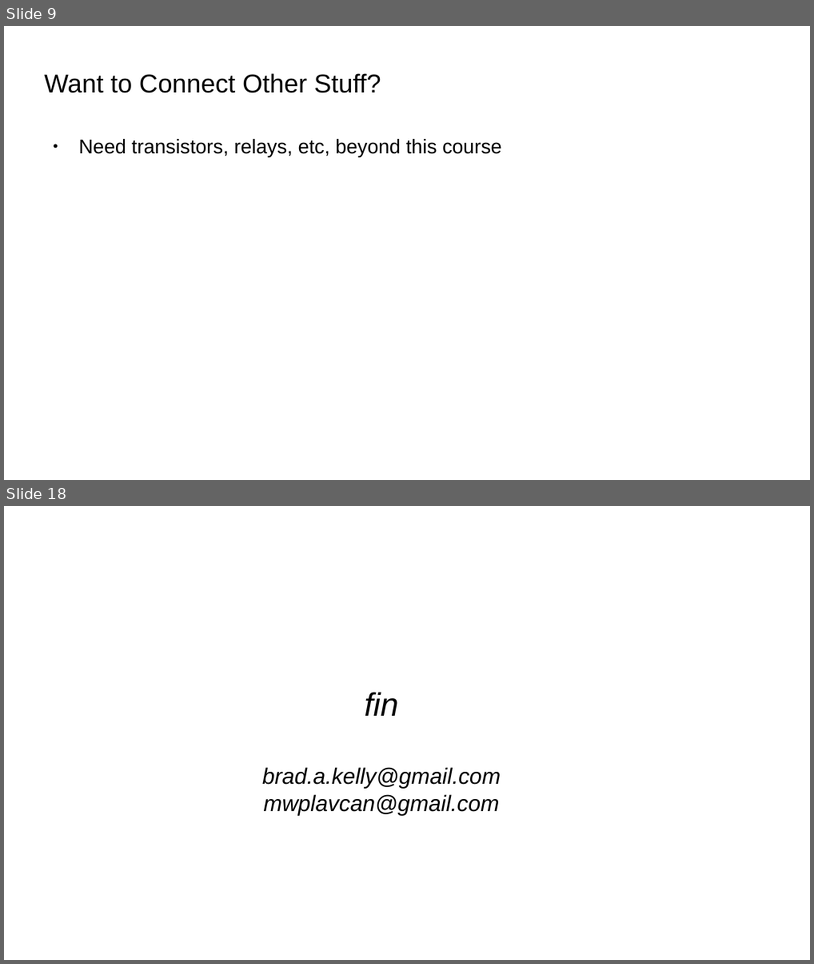
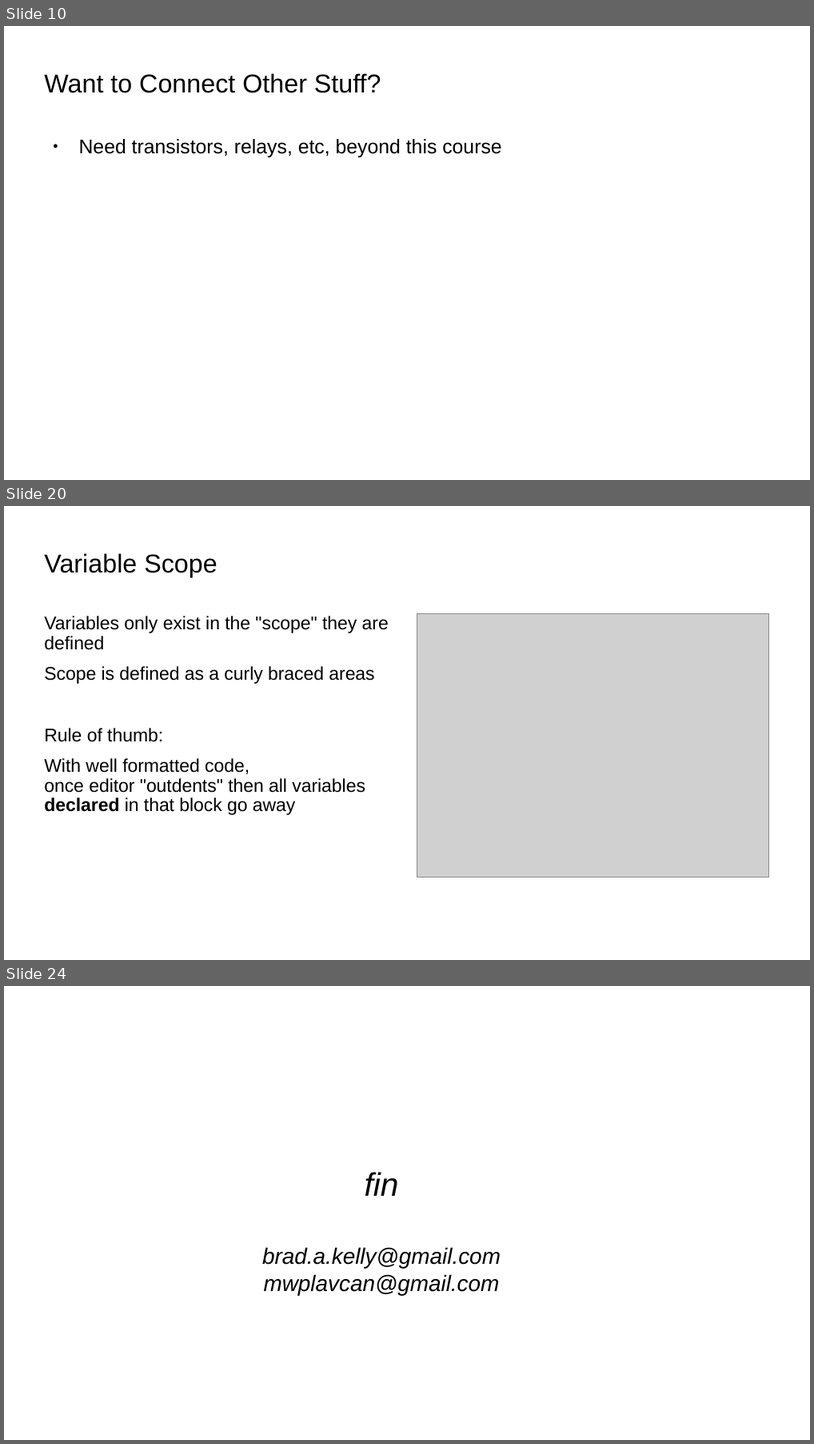
Before and after one commit to bradakelly/ArduinoDevelopmentWorkshop, a slide deck: CourseSlideshow.odp. Shown one above the other, each under a label of ours: slides 9 and 18 before the commit, slides 10, 20 and 24 after it; the slides between them are not shown. The pictures are 814x964 and 814x1444 pixels, drawn with LibreOffice and Linux fonts; fonts in the diff are those of the drawing; grey boxes stand for pictures; background and template pictures are left out. Boxes give left, top, right and bottom in pixels: in the first picture for what was removed or moved away, otherwise in the second. Text is boxed around its words. In the diff, an @@ line names an element or a change of style, - is before the commit and + after.

```diff
--- a/CourseSlideshow.odp
+++ b/CourseSlideshow.odp
@@ slide 20 added at (4,506,810,960), background picture (left out) @@
@@ title added at (44,553,217,577), 25.4 pt, text #000000 @@
+Variable Scope
@@ text added at (44,616,389,815), 18 pt, text #000000 @@
+Variables only exist in the "scope" they are defined
+Scope is defined as a curly braced areas
+Rule of thumb:
+With well formatted code,
+once editor "outdents" then all variables
+declared in that block go away
@@ picture added at (418,614,770,878) @@
@@ what was slide 9 is now slide 10 @@
@@ what was slide 18 is now slide 24 @@
```
Also in this commit, not shown: 1 slide changed, 11 other slides added, 6 slides removed.
